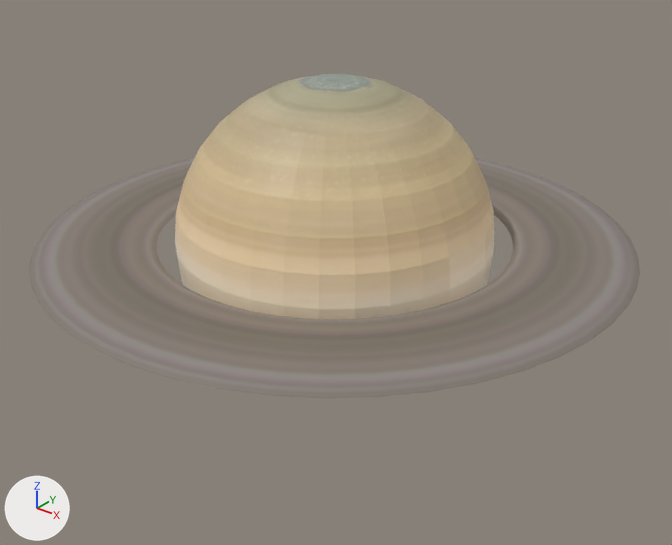
The glTF model public/models/saturn.glb, before and after one commit.
One viewpoint serves both versions: a 50 mm camera at (3.39, -4.23, 2.36) aimed at (0.07, -0.08, -0.21). Arrows for +X, +Y and +Z are at lower left; the lights stay in place. The picture after the commit comes second. Vertices at exactly the same position are counted once.

The older version as bpy lines, for what is in view:
```python
mat_rings = principled_material('rings')
mat_rings.texture = img_2k_saturn_ring_alpha  # with its transparency
mat_saturn = principled_material('saturn')
mat_saturn.texture = img_2k_saturn
me_sphere = bpy.data.meshes.new('Sphere')
me_sphere.from_pydata(...)  # a UV sphere (32 segments, 16 rings, poles along z) spanning x -1.0..1.0, y -1.0..1.0, z -1.0..1.0
me_sphere.materials.append(mat_saturn)  # picture img_2k_saturn
me_torus = bpy.data.meshes.new('Torus')
me_torus.from_pydata(...)  # a torus around z (ring radius 1.0, tube radius 0.25) spanning x -1.25..1.25, y -1.25..1.25, z -0.25..0.25
me_torus.materials.append(mat_rings)  # picture img_2k_saturn_ring_alpha
ob_sphere = bpy.data.objects.new('Sphere', me_sphere)
ob_sphere.location = (0.0, 0.0, 0.0)
ob_torus = bpy.data.objects.new('Torus', me_torus)
ob_torus.location = (0.0, 0.0, 0.0)
ob_torus.scale = (1.48, 1.48, 0.154)
```
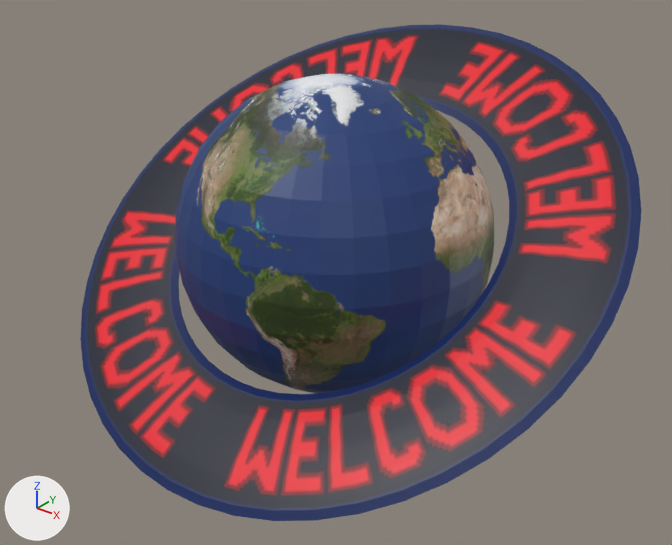
Changed parts and their boxes [x1, y1, x2, y2] in the pictures (672 x 545 px):
'Torus', surface changed, turned: before [30, 158, 640, 398]; after [80, 25, 641, 521]
'Sphere', surface changed (beige to blue): [175, 74, 494, 320] in both

The change, as a list of edits to the scene's bpy script:
```text
Add img_textura_intro:
    img_textura_intro = load_image('textura_intro', '_unpacked/textura_intro', 2048, 128, 'sRGB')
Add img_2k_earth:
    img_2k_earth = load_image('2k_earth', '_unpacked/2k_earth', 2048, 1024, 'sRGB')
Change mat_saturn:
    mat_saturn.texture: img_2k_saturn -> img_2k_earth
Change mat_rings:
    mat_rings.texture: img_2k_saturn_ring_alpha -> img_textura_intro  # with its transparency
Change me_torus:
    where me_torus.from_pydata(...)  # 576 vertices, 1152 faces; spans x -1.25..1.25, y -1.25..1.25, z -0.25..0.25
    used by ob_torus; location = (0.0, 0.0, 0.0); scale = (1.48, 1.48, 0.154)
    me_torus part 1: texture (UV) coordinates of 1152 of 1152 faces, centred in x -1.24..1.24, y -1.24..1.24, z -0.24..0.24, changed; they spanned u 0.48..0.57, v -2.25..3.26 and now span u 0.0..1.0, v -0.1..1.09
Change ob_torus:
    ob_torus.rotation_euler: (0.0, 0.0, 0.0) -> (0.611, 0.0, 0.0)  # degrees (0, 0, 0) -> degrees (35, 0, 0)
```
